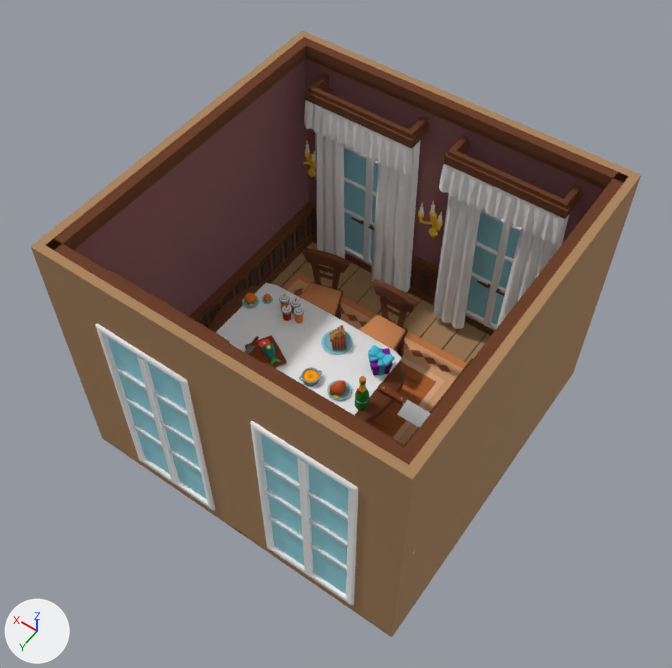
Two versions of the FBX model Assets/Models/DiningRoom.fbx, one commit apart.
Camera for both pictures: a 50 mm lens placed at (-4.08, 5.87, 10.71), pointed at (0.0, 0.17, 1.75). The lights are fixed; the arrows at lower left show +X, +Y and +Z. Where no turn or scale is listed for an object, it has been applied to the vertices. Vertices at the same position are counted once.

The first picture shows 'Chair.002', 'DiningRoom', 'DiningRoom.004', 'Shampagne.001', 'Table.001', 'Wall.002', 'Wall.003'.
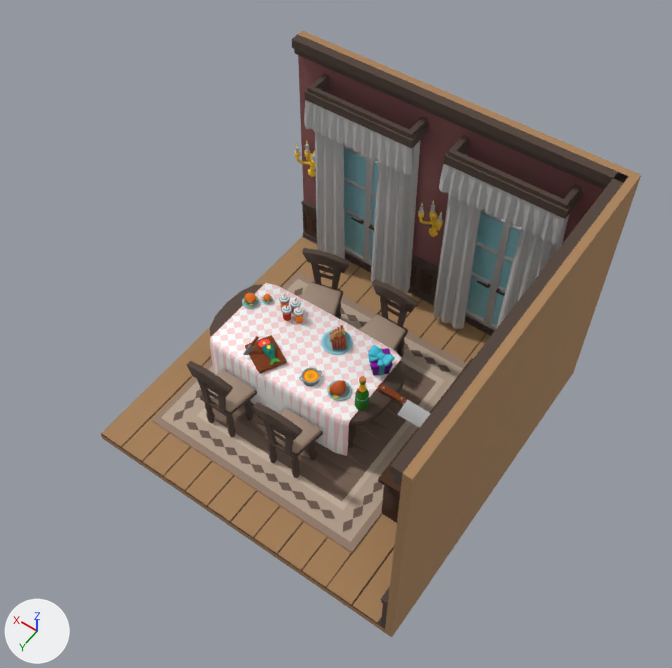
Edits to the bpy script that builds the scene:
```text
Change me_shampagne_001:
    where me_shampagne_001.from_pydata(...)  # 281 vertices, 278 faces; spans x -0.088..0.09, y -0.091..0.093, z 0.0..0.553
    me_shampagne_001 part 1: all 20 vertices in x -0.086..0.088, y -0.089..0.091, z 0.15..0.171 are scaled about their middle by (0.947, 0.947, 0.707), then moved by (0.0, 0.0, 0.049)
    me_shampagne_001 part 2: edges marked sharp go from 20 to 50
Change me_table_001:
    where me_table_001.from_pydata(...)  # 354 vertices, 348 faces; spans x -0.86..1.83, y -0.52..0.88, z 0.13..1.11
    me_table_001 part 4: texture (UV) coordinates of 348 of 348 faces, centred in x -0.84..1.82, y -0.51..0.87, z 0.13..1.11, changed; they spanned u 0.14..0.46, v 0.53..0.99 and now span u -1.39..2.02, v -2.19..3.19
Change me_chair:
    remove me_chair.from_pydata(...)  # 324 vertices, 277 faces; spans x -0.343..0.352, y -0.273..0.259, z -0.001..1.292
    add me_chair.from_pydata(...)  # 324 vertices, 277 faces; spans x -0.354..0.34, y -0.259..0.276, z -0.001..1.291
    me_chair part 6: the loose piece of 8 vertices spanning x -0.125..0.125, y 0.207..0.227, z 0.932..1.017 is multiplied about its middle by the matrix ((0.999, 0.01, 0.0), (-0.01, 0.998, 0.034), (0.001, -0.034, 0.998)), then moved by (-0.002, -0.434, 0.0)
    me_chair part 7: the loose piece of 8 vertices spanning x 0.084..0.223, y 0.196..0.241, z 0.602..1.089 is moved by (0.0, -0.436, 0.0)
    me_chair part 8: the loose piece of 8 vertices spanning x -0.125..0.125, y 0.207..0.227, z 0.802..0.863 is multiplied about its middle by the matrix ((0.999, 0.01, 0.0), (-0.01, 0.998, 0.046), (0.001, -0.046, 0.998)), then moved by (-0.002, -0.434, 0.0)
    me_chair part 9: the loose piece of 48 vertices spanning x -0.258..-0.147, y -0.22..-0.111, z -0.001..0.591 is rebuilt with 48 vertices and now spans x -0.245..-0.135, y -0.219..-0.109, z -0.001..0.591
    me_chair part 10: the loose piece of 24 vertices spanning x -0.305..0.307, y -0.273..0.243, z 0.548..0.611 is rebuilt with 24 vertices and now spans x -0.304..0.308, y -0.245..0.276, z 0.548..0.611
    me_chair part 11: the loose piece of 20 vertices spanning x -0.29..0.299, y -0.262..0.194, z 0.601..0.661 is rebuilt with 20 vertices and now spans x -0.296..0.293, y -0.196..0.263, z 0.601..0.661
    me_chair part 12: a new loose piece of 56 vertices spanning x -0.354..0.34, y -0.259..-0.17, z 1.054..1.291, in mat_material (picture img_palette_png)
    me_chair part 13: 8 vertices added at x -0.225..-0.086, y -0.238..-0.195, z 0.601..1.089
Change me_diningroom:
    where me_diningroom.from_pydata(...)  # 444 vertices, 253 faces; spans x -2.32..2.32, y -2.32..2.32, z 0.0..0.14
    me_diningroom part 3: texture (UV) coordinates of 175 of 253 faces, centred in x -1.37..1.9, y -1.5..1.78, z 0.12..0.14, changed; they spanned u 0.14..0.15, v 0.57..0.7 and now span u 0.17..0.18, v 0.57..0.7
Change me_wall_013:
    where me_wall_013.from_pydata(...)  # 3957 vertices, 3970 faces; spans x -2.32..2.33, y -2.35..2.32, z 0.0..3.72
    me_wall_013 part 5: texture (UV) coordinates of 2257 of 3970 faces, centred in x -2.22..2.32, y -2.35..2.32, z 0.12..3.72, changed; they spanned u 0.01..0.47, v 0.53..1.0 and now span u 0.01..0.47, v 0.53..0.95
Remove ob_diningroom_004:
    ob_diningroom_004 = bpy.data.objects.new('DiningRoom.004', me_diningroom_004)
Change ob_chair:
    ob_chair.location: (-0.01, 1.15, 0.13) -> (-0.05, -0.88, 0.13)
Remove ob_wall_002:
    ob_wall_002 = bpy.data.objects.new('Wall.002', me_wall_012)
Add ob_chair_004:
    ob_chair_004 = bpy.data.objects.new('Chair.004', me_chair_004)  # 324 vertices, 277 faces; spans x -0.343..0.352, y -0.273..0.259, z -0.001..1.292; in mat_material (picture img_palette_png)
    ob_chair_004.location = (-0.01, 1.15, 0.13)
```

Location of each change, [x1, y1, x2, y2] in pixels of the pictures (672 x 668 px; the box of a moved part takes in the faces that stretch with it):
'Wall.002', deleted
    before: [31, 34, 419, 629]
'Chair.004', added (brown)
    after: [253, 402, 323, 478]
'DiningRoom.004', deleted (orange)
    before: [359, 279, 419, 357]
'Chair', moved (not visible before)
    after: [359, 279, 419, 357]
part 1 of me_shampagne_001, moved or reshaped
    both: [355, 393, 369, 410]
part 2 of me_shampagne_001, shading changed
    both: [356, 376, 369, 410]
part 3 of me_diningroom, surface changed
    before: [283, 272, 467, 447]
    after: [152, 272, 467, 553]
part 4 of me_table_001, surface changed
    before: [209, 283, 406, 423]
    after: [209, 283, 406, 456]
part 5 of me_wall_013, surface changed
    before: [299, 38, 628, 463]
    after: [292, 35, 628, 628]
part 6 of me_chair, moved or reshaped (not visible before)
    after: [386, 299, 401, 311]
part 7 of me_chair, moved or reshaped (not visible before)
    after: [380, 296, 388, 319]
part 8 of me_chair, moved or reshaped (not visible before)
    after: [387, 307, 399, 317]
part 9 of me_chair, rebuilt (not visible before)
    after: [397, 339, 405, 357]
part 10 of me_chair, rebuilt (not visible before)
    after: [379, 314, 408, 351]
part 11 of me_chair, rebuilt (not visible before)
    after: [359, 315, 405, 350]
part 12 of me_chair, added (brown)
    after: [372, 279, 419, 312]
part 13 of me_chair, added
    after: [397, 307, 408, 327]
'Chair.003', unchanged, uncovered by the edit
    after: [187, 361, 257, 437]
